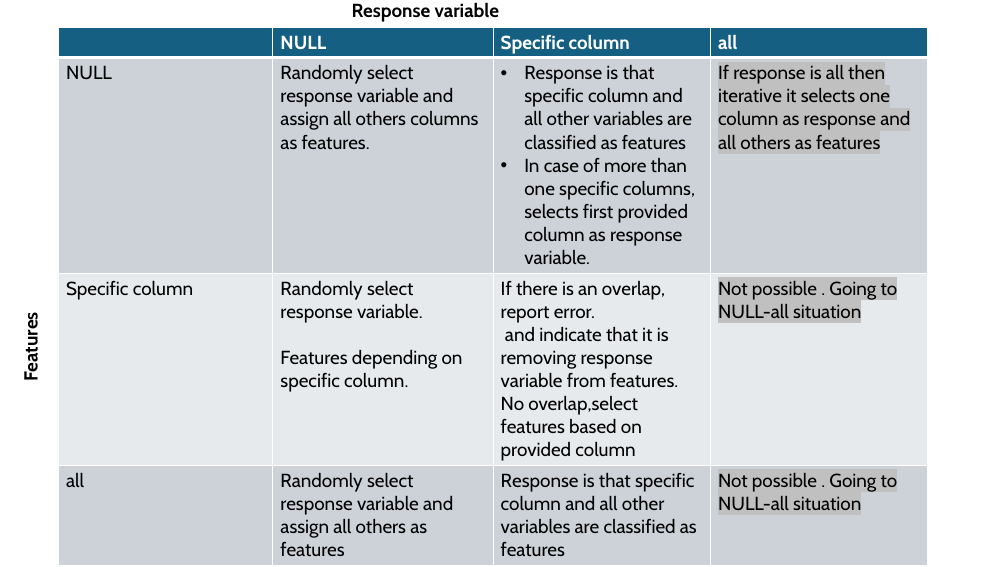
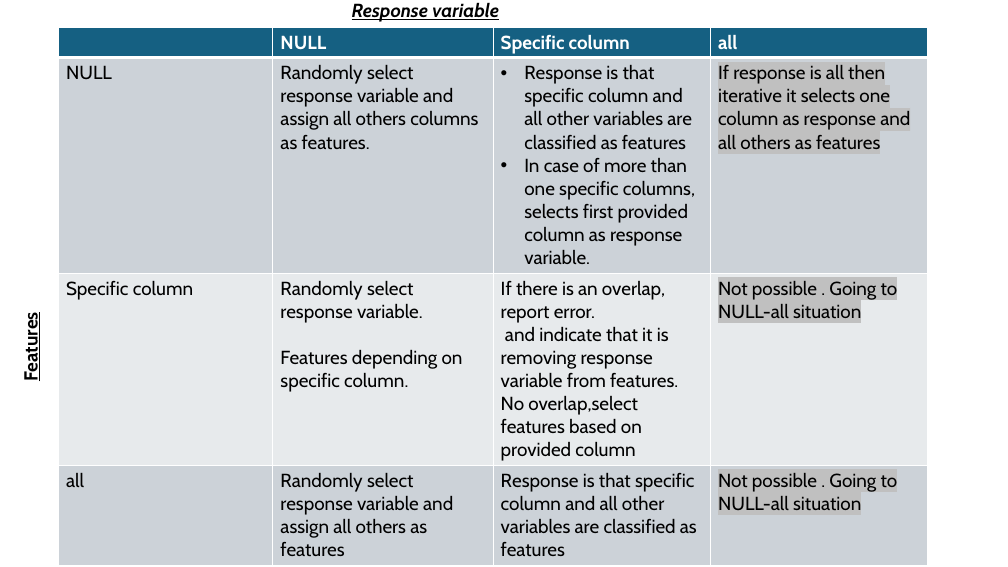
Before and after one commit to Huma-Shehwana/mice-xgboost, a slide deck: slide 1 of Discussion_March/Parameter_selection.pptx (slide 2 before the commit). Drawn at 1008x567 pixels with LibreOffice and Linux fonts; fonts in the diff are those of the drawing. Boxes give left, top, right and bottom in pixels: in the first picture for what was removed or moved away, otherwise in the second. Text is boxed around its words. In the diff, an @@ line names an element or a change of style, - is before the commit and + after.

```diff
--- a/Discussion_March/Parameter_selection.pptx
+++ b/Discussion_March/Parameter_selection.pptx
@@ text "Response variable" at (352, 2, 499, 22): italic on, underline on @@
@@ text "Features" at (19, 318, 42, 379): underline on @@
```
Also in this commit, not shown: 1 slide removed, 8 other files.
